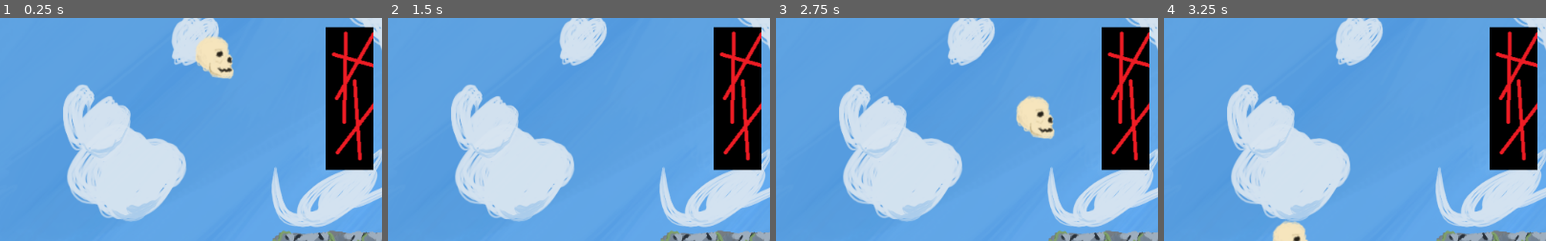
Above: before the commit, frames 1-4 (left to right).
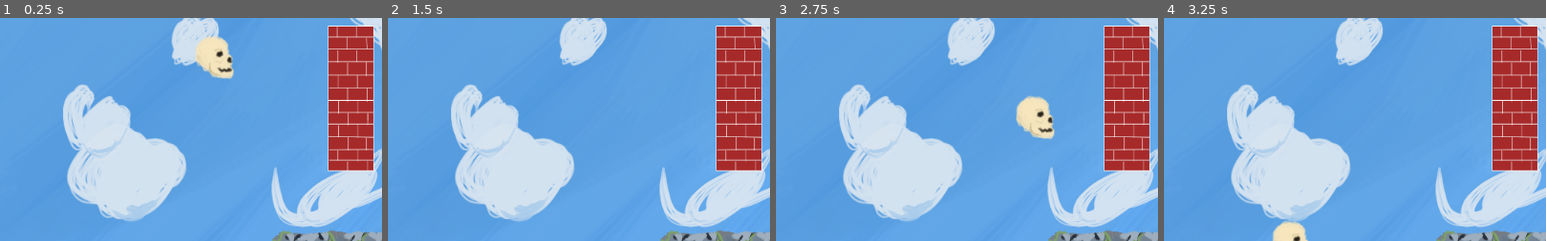
Above: after the commit, the same moments.

Repository: 4X3L/sky-high
Game: Godot game, scene res://Game.tscn
Same seed, same stepped clock (60 frames per second), same inputs: the game is played once before the commit and once after it.
Inputs (mouse positions are % of the whole screen's width and height, from its top left):
- Up to frame 1 (0.25 s): no input
- Up to frame 2 (1.5 s): move the mouse to (72, 45) at 0.52 s; press the mouse at (72, 45) at 0.53 s; move the mouse to (30, 55) at 1.27 s; release the mouse at (30, 55) at 1.28 s; click (30, 55) at 1.35 s
- Up to frame 3 (2.75 s): move the mouse to (60, 28) at 2.02 s; press the mouse at (60, 28) at 2.03 s
- Up to frame 4 (3.25 s): move the mouse to (45, 70) at 2.77 s; release the mouse at (45, 70) at 2.78 s; click (45, 70) at 2.85 s
The pictures show only the part of the screen within x 31-81%, y 31-81%; the shares and areas given below are measured in that part.

The runs differ from the first frame. In frame 1, 8.2% of the frame differs, in the area x 85-98%, y 3-69%; in frame 2, 8.2%; in frame 3, 8.2%; in frame 4, 8.2%.

Commit message:
Add sliding to player

Diff:
--- a/Player.gd
+++ b/Player.gd
@@ -9,7 +9,7 @@
 # Friction with other objects, reduces velocity
 var bounceDamp = 0.7
 var bounceClamp = 1
-var friction = 0.5
+var friction = 1
 var slideClamp = 0.1
 
 export var GRAVITY : float = 20
@@ -39,14 +39,16 @@
 	velocity[1] = velocity[1] + GRAVITY
 
 func _on_plaform_land(delta, collision_data):
+	var oldv = velocity
+	velocity = velocity.slide(collision_data.normal)
 	if collision_data.travel[1] < bounceClamp:
 		velocity[1] = 0
 	else:
-		velocity[1] *= -1 * bounceDamp
-	if collision_data.travel[0] < slideClamp:
-		velocity[0] = 0
-	else:
-		velocity[1] *= friction
+		velocity[1] = oldv[1] * -1 * bounceDamp
+	#if collision_data.travel[0] < slideClamp:
+		#velocity[0] = 0
+	#else:
+		#velocity[0] *= friction
 	#velocity[0] *= friction
 
 # Called every frame. 'delta' is the elapsed time since the previous frame.
--- a/Wall.tscn
+++ b/Wall.tscn
@@ -1,14 +1,22 @@
 [gd_scene load_steps=3 format=2]
 
-[ext_resource path="res://wall_temp.png" type="Texture" id=1]
+[ext_resource path="res://wall.png" type="Texture" id=1]
 
 [sub_resource type="RectangleShape2D" id=1]
 
 [node name="Wall" type="StaticBody2D"]
+__meta__ = {
+"_edit_lock_": true
+}
 
 [node name="Sprite" type="Sprite" parent="."]
+position = Vector2( 1.42348, -0.115591 )
+scale = Vector2( 0.434483, 0.542353 )
 texture = ExtResource( 1 )
 
 [node name="CollisionShape2D" type="CollisionShape2D" parent="."]
 scale = Vector2( 3.228, 9.594 )
 shape = SubResource( 1 )
+__meta__ = {
+"_edit_lock_": true
+}
--- a/WallFinal.tscn
+++ b/WallFinal.tscn
@@ -3,6 +3,9 @@
 [ext_resource path="res://wall.png" type="Texture" id=1]
 
 [node name="Node2D" type="Node2D"]
+__meta__ = {
+"_edit_vertical_guides_": [  ]
+}
 
 [node name="Sprite" type="Sprite" parent="."]
 position = Vector2( 79.1511, 100.624 )
